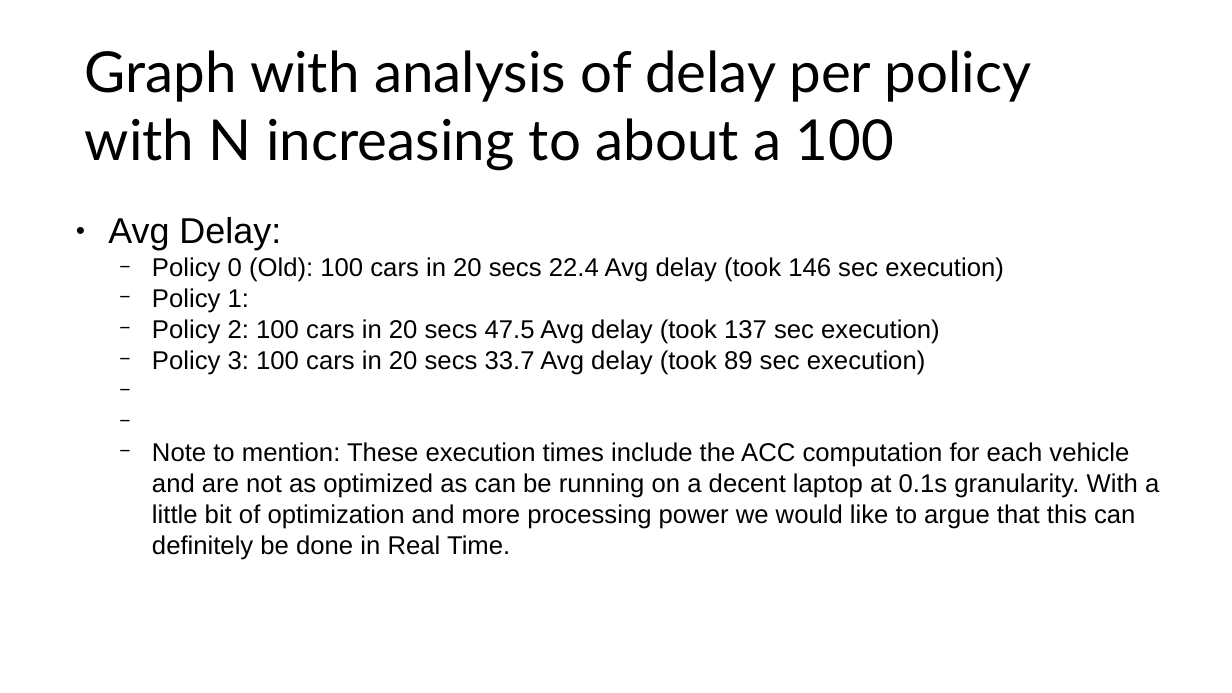
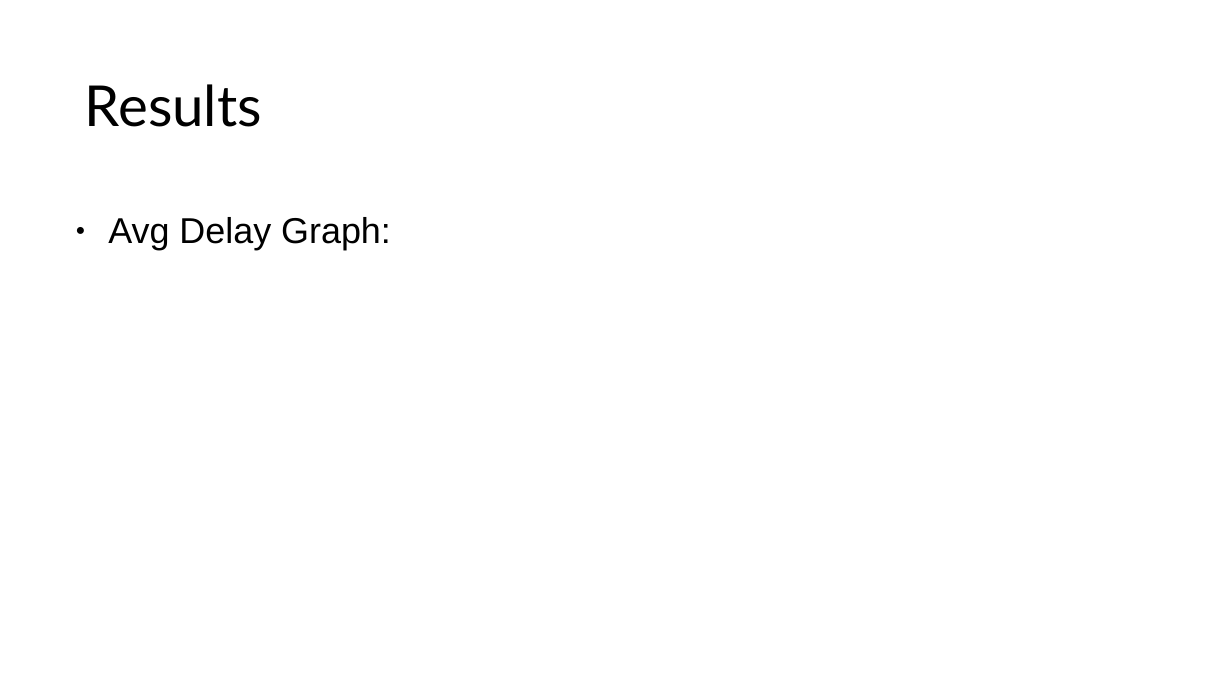
Before and after one commit to adfayed/aim_ros, a slide deck: slide 8 of Final Project Presentation.odp (slide 7 before the commit). Drawn at 1232x693 pixels with LibreOffice and Linux fonts; fonts in the diff are those of the drawing. Boxes give left, top, right and bottom in pixels: in the first picture for what was removed or moved away, otherwise in the second. Text is boxed around its words. In the diff, an @@ line names an element or a change of style, - is before the commit and + after.

```diff
--- a/Final Project Presentation.odp
+++ b/Final Project Presentation.odp
@@ text at (x1=85, y1=84, x2=262, y2=127): text changed @@
-Graph with analysis of delay per policy with N increasing to about a 100
+Results
@@ text at (x1=108, y1=217, x2=391, y2=250): text changed; size 20 to 28 pt @@
-● Avg Delay:
-  − Policy 0 (Old): 100 cars in 20 secs 22.4 Avg delay (took 146 sec execution)
-  − Policy 1:
-  − Policy 2: 100 cars in 20 secs 47.5 Avg delay (took 137 sec execution)
-  − Policy 3: 100 cars in 20 secs 33.7 Avg delay (took 89 sec execution)
-  − Note to mention: These execution times include the ACC computation for each vehicle and are not as optimized as can be running on a decent laptop at 0.1s granularity. With a little bit of optimization and more processing power we would like to argue that this can definitely be done in Real Time.
+● Avg Delay Graph:
```
Also in this commit, not shown: 2 other slides changed, 2 slides added, 1 slide removed.
